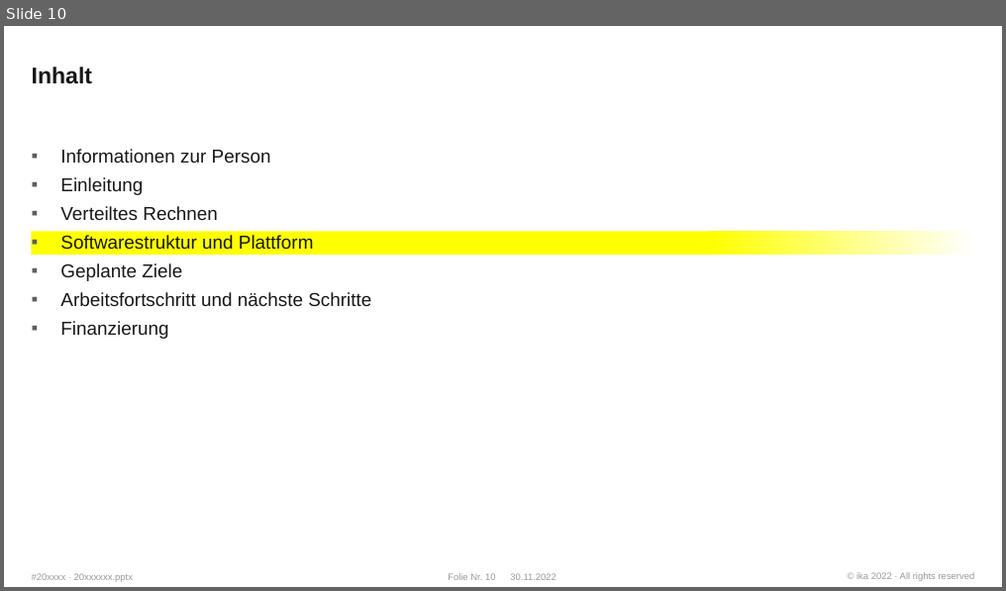
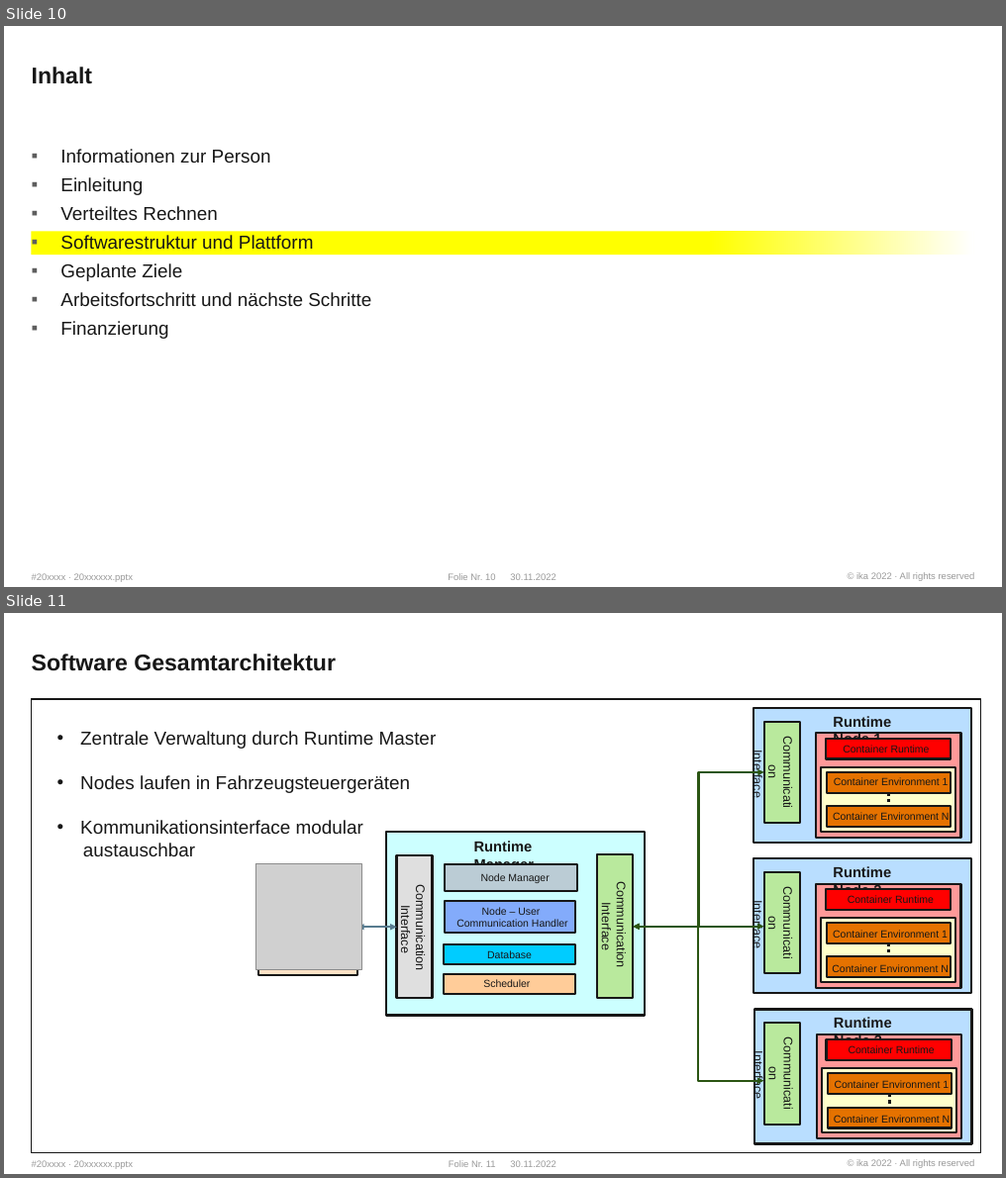
Before and after one commit to WhR4Ven/Diss_Dokument, a slide deck: Vortrag/Themenstellung.pptx. Shown one above the other, each under a label of ours: slide 10 before the commit, slides 10 and 11 after it. The pictures are 1006x591 and 1006x1178 pixels, drawn with LibreOffice and Linux fonts; fonts in the diff are those of the drawing; grey boxes stand for pictures; background and template pictures are left out. Boxes give left, top, right and bottom in pixels: in the first picture for what was removed or moved away, otherwise in the second. Text is boxed around its words. In the diff, an @@ line names an element or a change of style, - is before the commit and + after.

```diff
--- a/Vortrag/Themenstellung.pptx
+++ b/Vortrag/Themenstellung.pptx
@@ slide 11 added at [4,613,1002,1174], background #FFFFFF; not listed: 4 template elements that a slide beside it also shows @@
@@ title added at [32,654,336,671], 22 pt, text #171717, bold @@
+Software Gesamtarchitektur
@@ rectangle added at [32,699,982,1153], outline #171717 1 pt @@
@@ text added at [80,731,437,857], 18 pt, text #171717 @@
+• Zentrale Verwaltung durch Runtime Master
+• Nodes laufen in Fahrzeugsteuergeräten
+• Kommunikationsinterface modular
+austauschbar
@@ group added at [255,708,972,1145]: 29 rectangles, 23 texts, 4 elbow double arrows, 3 lines, 1 picture @@
+Runtime Node 1
+Communication
+Interface
+Container Runtime
+Container Environment 1
+Container Environment N
+Runtime Manager
+Communication
+Interface
+Scheduler
+Database
+Node Manager
+Communication
+Interface
+Node – User
+Communication Handler
+Runtime Node 2
+Communication
+Interface
+Container Runtime
+Runtime Node 3
+Communication
+Interface
+Container Runtime
+Service User
+Container Environment 1
+Container Environment N
+Container Environment 1
+Container Environment N
```
Also in this commit, not shown: 2 slides changed, 16 other files.
